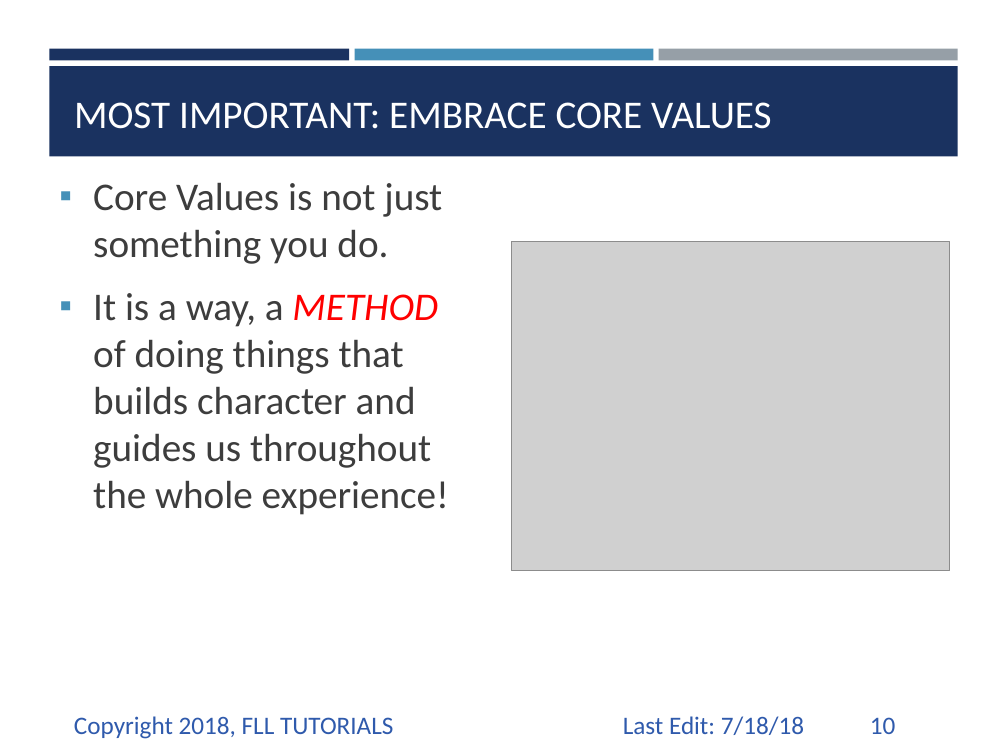
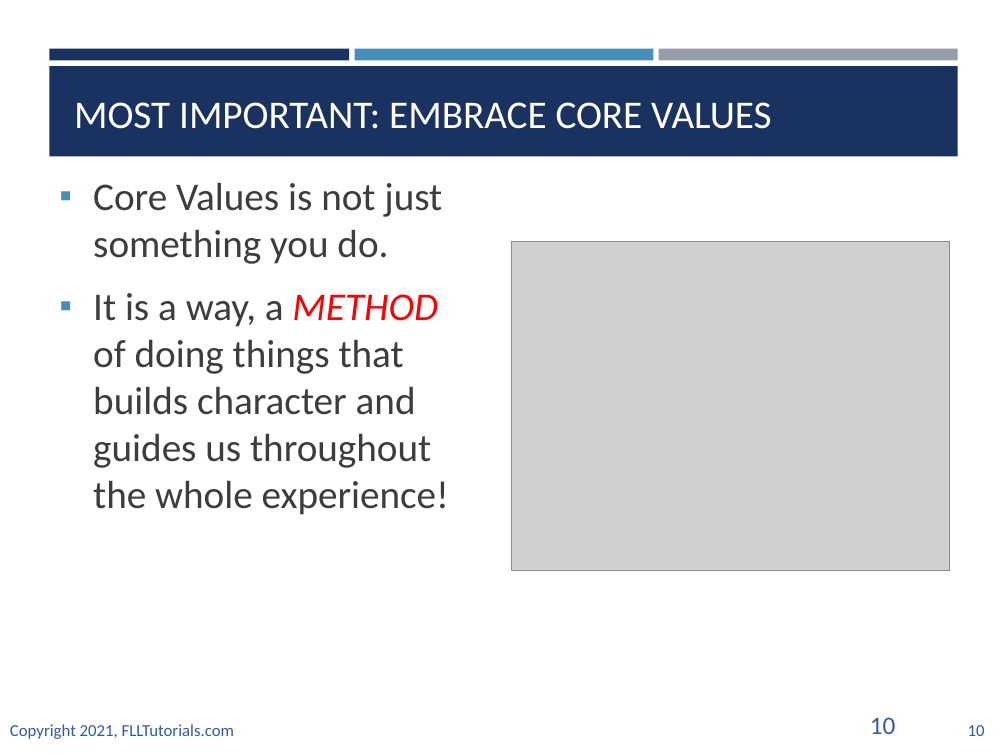
Before and after one commit to ev3lessons/FLL-Tutorials, a slide deck: slide 10 of translations/en-us/CoreValues/IntroductiontoCV.pptx. Drawn at 1008x756 pixels with LibreOffice and Linux fonts; fonts in the diff are those of the drawing; grey boxes stand for pictures. Boxes give left, top, right and bottom in pixels: in the first picture for what was removed or moved away, otherwise in the second. Text is boxed around its words. In the diff, an @@ line names an element or a change of style, - is before the commit and + after.

Commit message:
Core Values Lessons updated for new judging and CV

```diff
--- a/translations/en-us/CoreValues/IntroductiontoCV.pptx
+++ b/translations/en-us/CoreValues/IntroductiontoCV.pptx
@@ text removed at (623,716,804,735) @@
-Last Edit: 7/18/18
@@ text at (10,724,234,739): text changed; size 18 to 12 pt @@
-Copyright 2018, FLL TUTORIALS
+Copyright 2021, FLLTutorials.com
@@ page number added at (968,725,985,736), 12 pt, text #2F5AAC @@
+10
```
Also in this commit, not shown: 8 other slides changed, 1 slide added, 1 slide removed, 6 other files.
